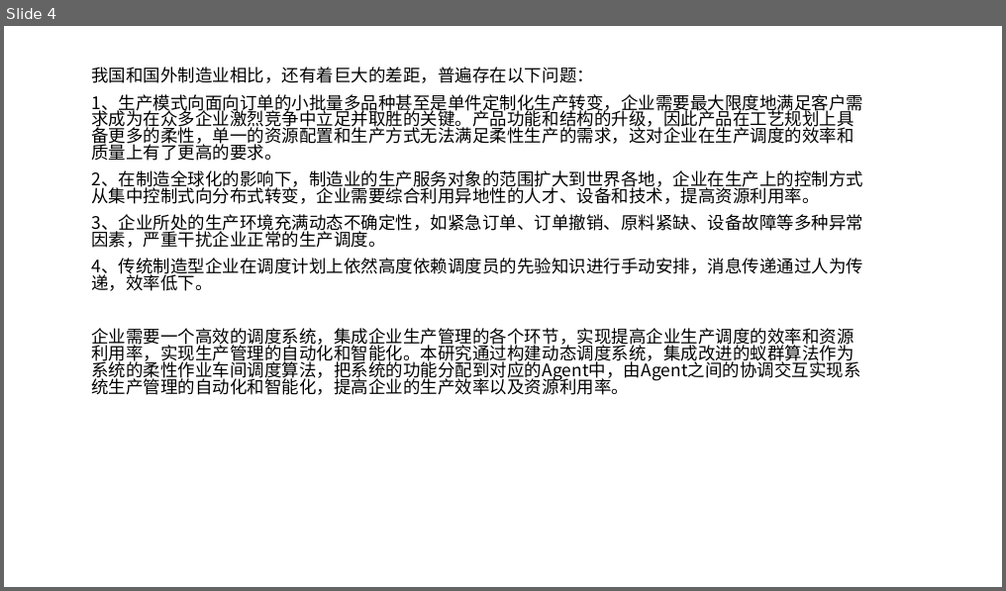
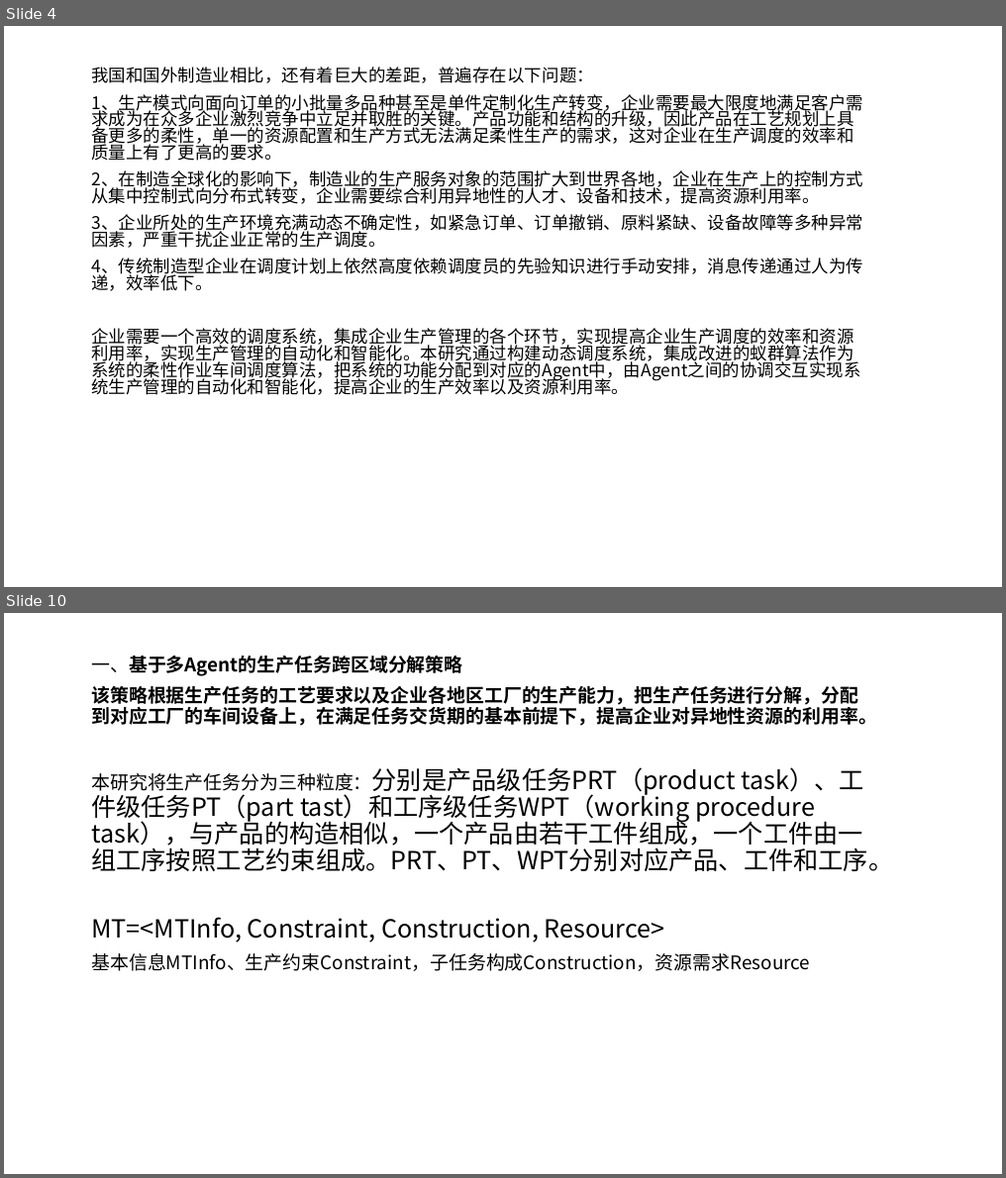
Before and after one commit to WeileLiang/FinalPro, a slide deck: 毕业答辩PPT/新建 Microsoft PowerPoint 演示文稿.pptx. Shown one above the other, each under a label of ours: slide 4 before the commit, slides 4 and 10 after it; the slides between them are not shown. The pictures are 1006x591 and 1006x1178 pixels, drawn with LibreOffice and Linux fonts; fonts in the diff are those of the drawing. Boxes give left, top, right and bottom in pixels: in the first picture for what was removed or moved away, otherwise in the second. Text is boxed around its words. In the diff, an @@ line names an element or a change of style, - is before the commit and + after.

```diff
--- a/毕业答辩PPT/新建 Microsoft PowerPoint 演示文稿.pptx
+++ b/毕业答辩PPT/新建 Microsoft PowerPoint 演示文稿.pptx
@@ slide 10 added at (4, 613, 1002, 1174), background #FFFFFF @@
@@ subtitle added at (91, 656, 893, 971), 24 pt, text #000000 @@
+一、基于多Agent的生产任务跨区域分解策略
+该策略根据生产任务的工艺要求以及企业各地区工厂的生产能力，把生产任务进行分解，分配到对应工厂的车间设备上，在满足任务交货期的基本前提下，提高企业对异地性资源的利用率。
+本研究将生产任务分为三种粒度：分别是产品级任务PRT（product task）、工件级任务PT（part tast）和工序级任务WPT（working procedure task），与产品的构造相似，一个产品由若干工件组成，一个工件由一组工序按照工艺约束组成。PRT、PT、WPT分别对应产品、工件和工序。
+MT=<MTInfo, Constraint, Construction, Resource>
+基本信息MTInfo、生产约束Constraint，子任务构成Construction，资源需求Resource
```
Also in this commit, not shown: 26 other slides added, 1 slide removed, 30 other files.
